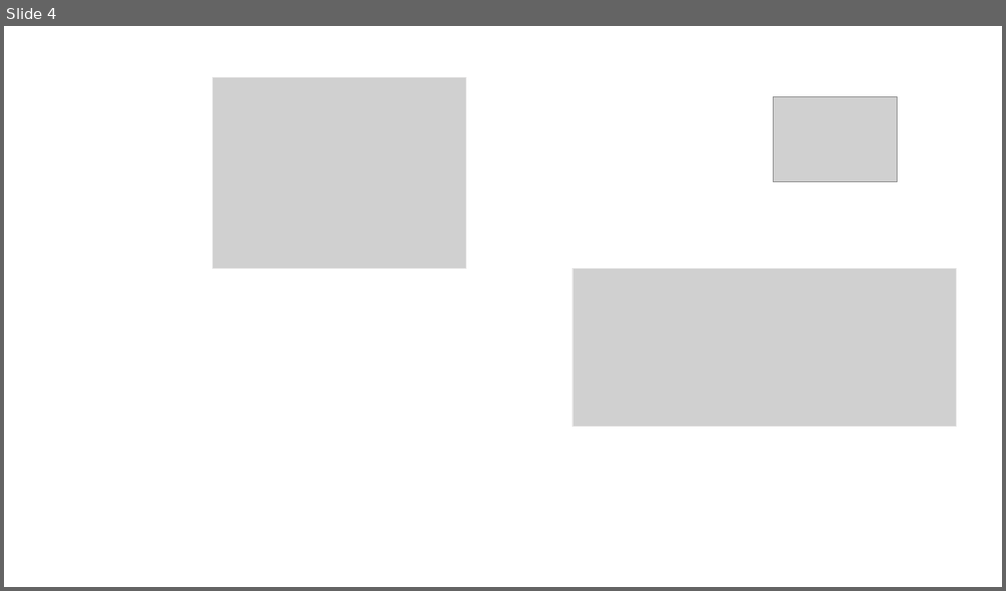
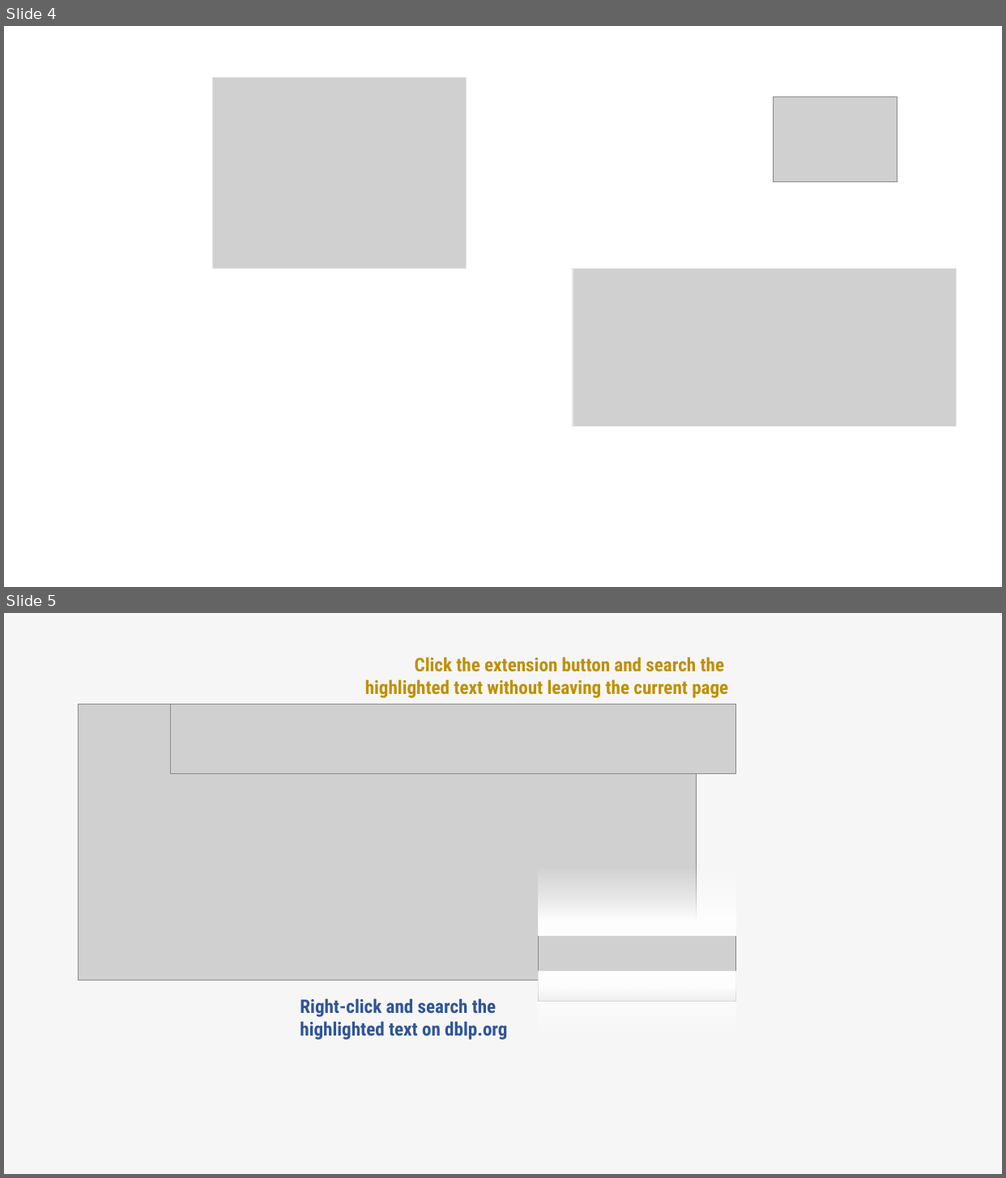
Before and after one commit to bateman/dblp-search-ext, a slide deck: store/tiles.pptx. Shown one above the other, each under a label of ours: slide 4 before the commit, slides 4 and 5 after it. The pictures are 1006x591 and 1006x1178 pixels, drawn with LibreOffice and Linux fonts; fonts in the diff are those of the drawing; grey boxes stand for pictures. Boxes give left, top, right and bottom in pixels: in the first picture for what was removed or moved away, otherwise in the second. Text is boxed around its words. In the diff, an @@ line names an element or a change of style, - is before the commit and + after.

```diff
--- a/store/tiles.pptx
+++ b/store/tiles.pptx
@@ slide 5 added at bbox=[4, 613, 1002, 1174], background #E7E6E6 at 33% opacity @@
@@ text added at bbox=[365, 657, 728, 698], 18 pt, text #BF9000, bold @@
+Click the extension button and search the
+highlighted text without leaving the current page
@@ picture added at bbox=[78, 705, 697, 982] @@
@@ picture added at bbox=[170, 705, 736, 774] @@
@@ rectangle added at bbox=[539, 867, 737, 936], fill gradient #FFFFFF @@
@@ picture added at bbox=[539, 922, 737, 1002] @@
@@ rectangle added at bbox=[539, 972, 737, 1041], fill gradient #FFFFFF @@
@@ text added at bbox=[300, 999, 507, 1040], 18 pt, text #2F5597, bold @@
+Right-click and search the
+highlighted text on dblp.org
```
Also in this commit, not shown: 1 other file.
